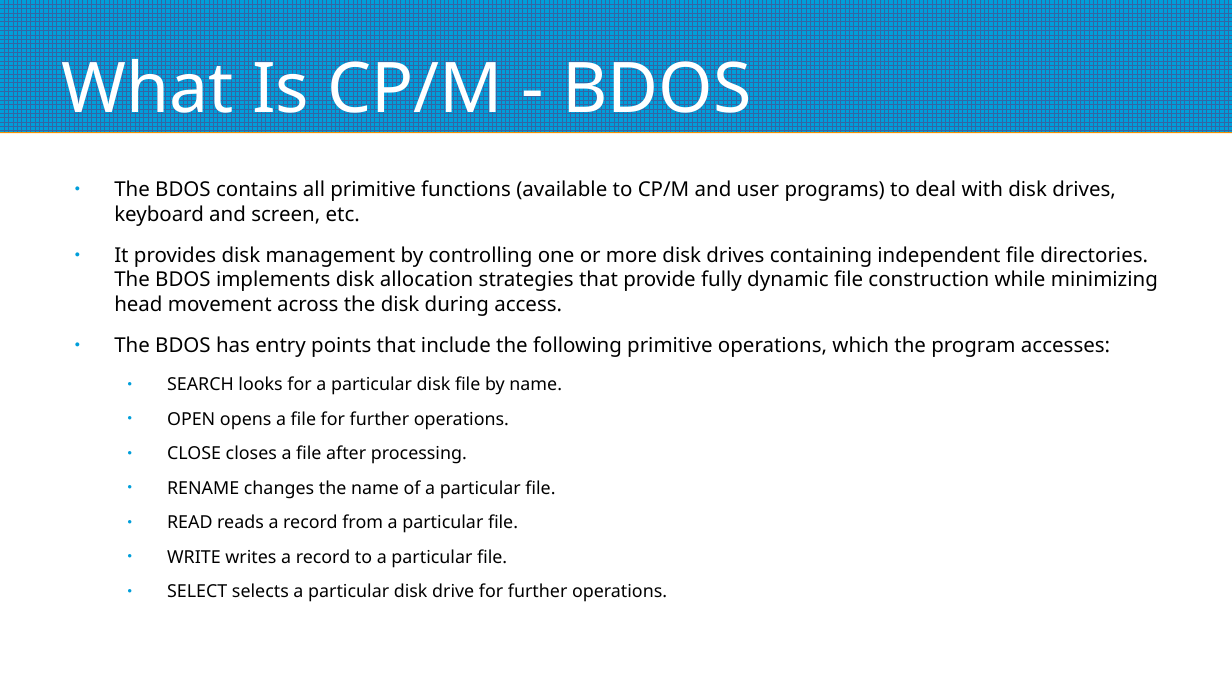
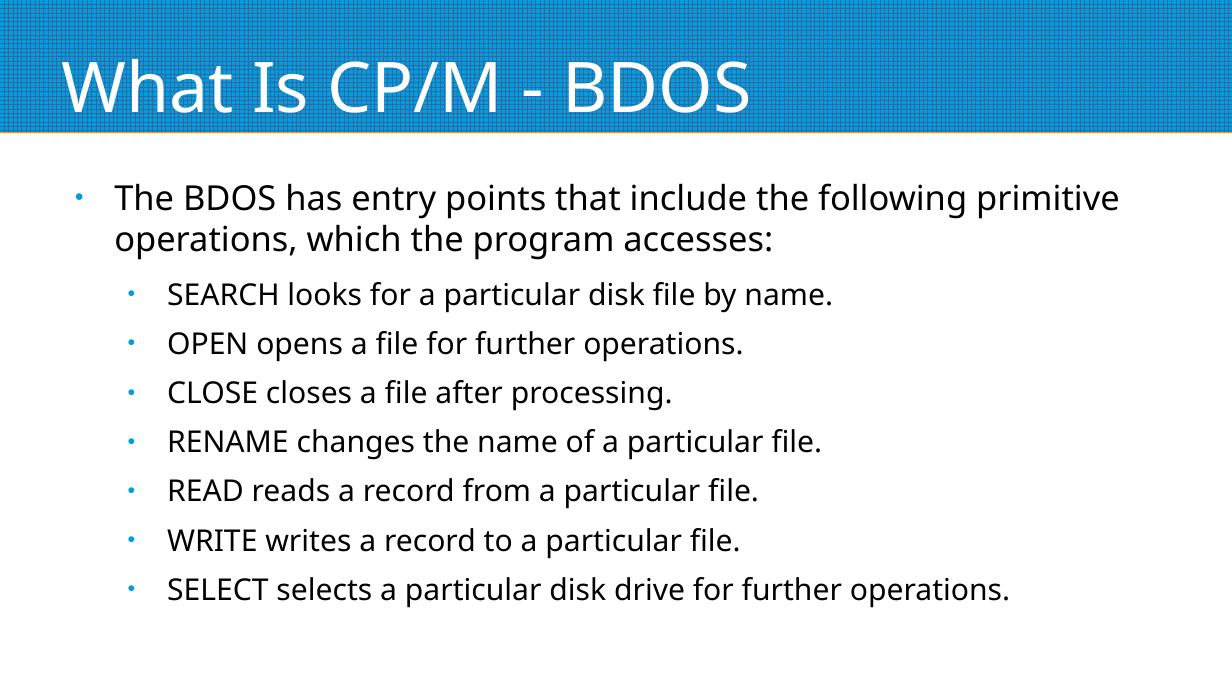
Before and after one commit to mggates39/Programming-With-CPM, a slide deck: slide 23 of CPM_Programming_Slides.odp (slide 22 before the commit). Drawn at 1232x693 pixels with LibreOffice and Linux fonts; fonts in the diff are those of the drawing. Boxes give left, top, right and bottom in pixels: in the first picture for what was removed or moved away, otherwise in the second. Text is boxed around its words. In the diff, an @@ line names an element or a change of style, - is before the commit and + after.

```diff
--- a/CPM_Programming_Slides.odp
+++ b/CPM_Programming_Slides.odp
@@ text "The BDOS has entry points ..." at (114,183,1120,608): size 13.2 to 22.2 pt in "The BDOS has entry points that include ..."; size 11.6 to 19.4 pt in "SEARCH looks for a particular disk file ...", "OPEN opens a file for further operations.", "CLOSE closes a file after processing.", "RENAME changes the name of a particular ..." and 3 more places @@
@@ text at (114,180,1158,316): paragraphs removed @@
-● The BDOS contains all primitive functions (available to CP/M and user programs) to deal with disk drives, keyboard and screen, etc.
-● It provides disk management by controlling one or more disk drives containing independent file directories. The BDOS implements disk allocation strategies that provide fully dynamic file construction while minimizing head movement across the disk during access.
```
Also in this commit, not shown: 9 other slides changed, 2 slides added, 1 other file.
